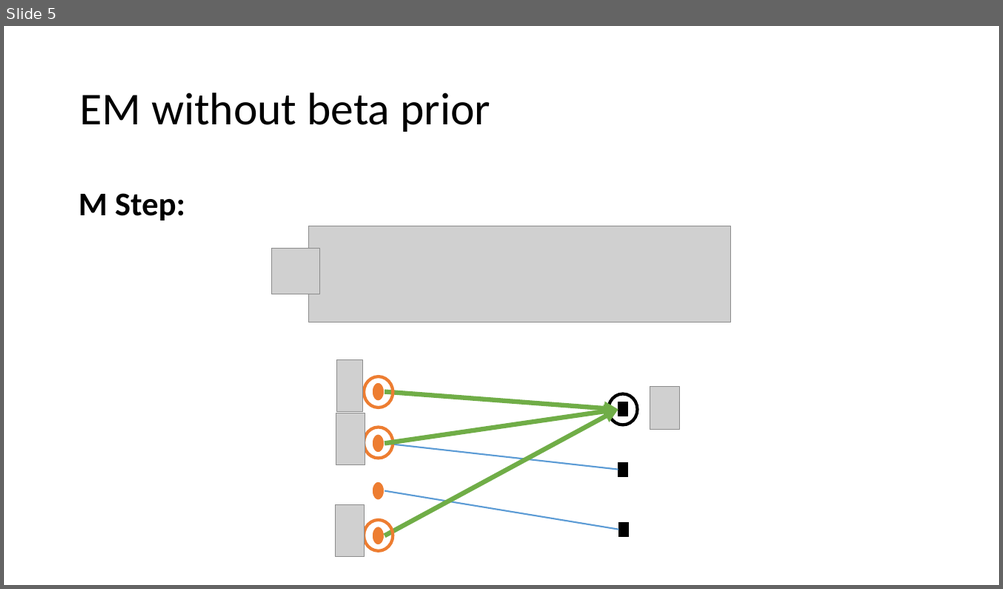
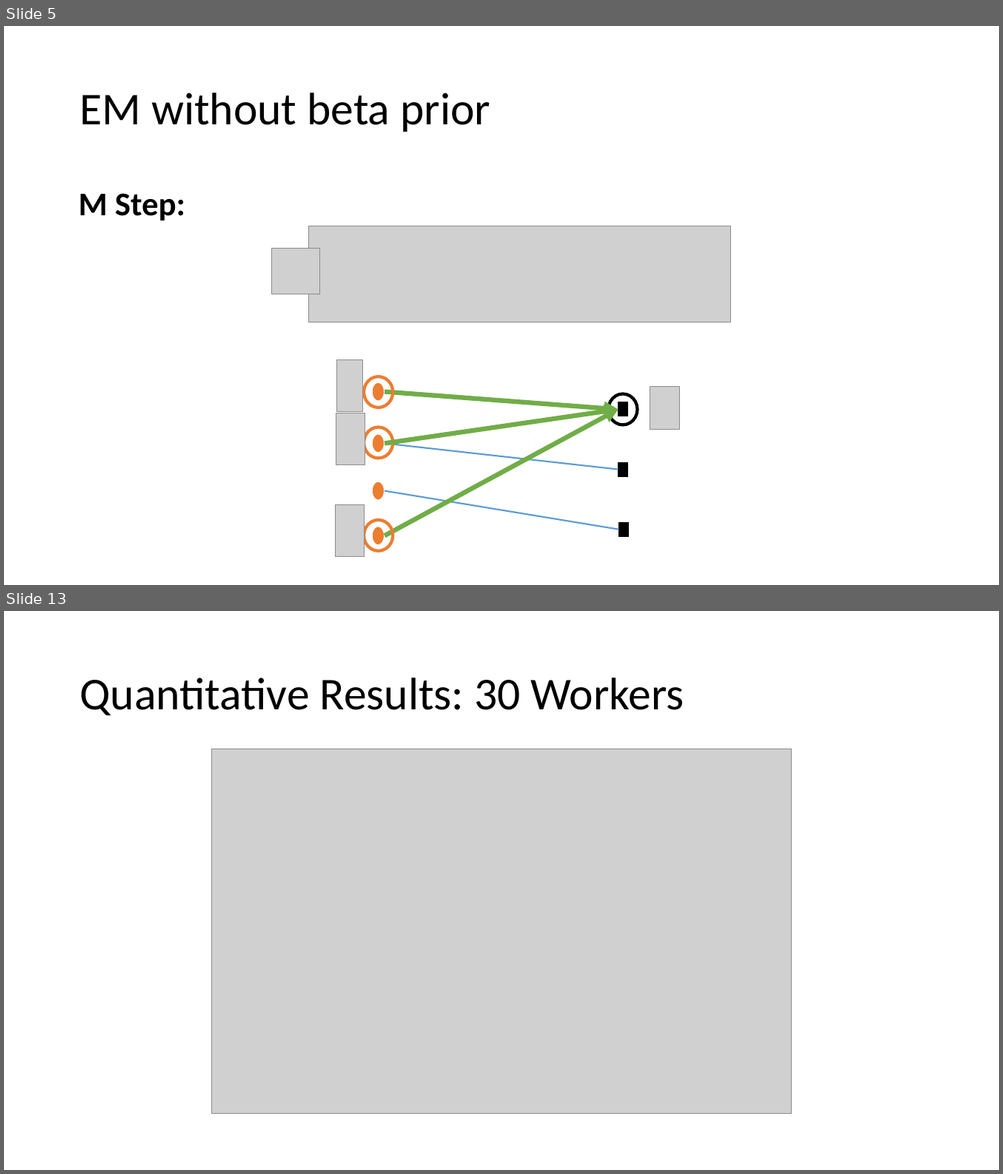
Before and after one commit to BigRedT/crowdsource, a slide deck: PPT/Adaptive Crowdsourcing via EM with Prior.pptx. Shown one above the other, each under a label of ours: slide 5 before the commit, slides 5 and 13 after it; the slides between them are not shown. The pictures are 1003x589 and 1003x1174 pixels, drawn with LibreOffice and Linux fonts; fonts in the diff are those of the drawing; grey boxes stand for pictures. Boxes give left, top, right and bottom in pixels: in the first picture for what was removed or moved away, otherwise in the second. Text is boxed around its words. In the diff, an @@ line names an element or a change of style, - is before the commit and + after.

```diff
--- a/PPT/Adaptive Crowdsourcing via EM with Prior.pptx
+++ b/PPT/Adaptive Crowdsourcing via EM with Prior.pptx
@@ slide 13 added at [4,611,999,1170], background #FFFFFF @@
@@ title added at [79,678,684,715], 44 pt, text #000000 @@
+Quantitative Results: 30 Workers
@@ picture added at [211,749,791,1114] @@
```
Also in this commit, not shown: 2 slides changed, 5 other slides added, 1 slide removed.
